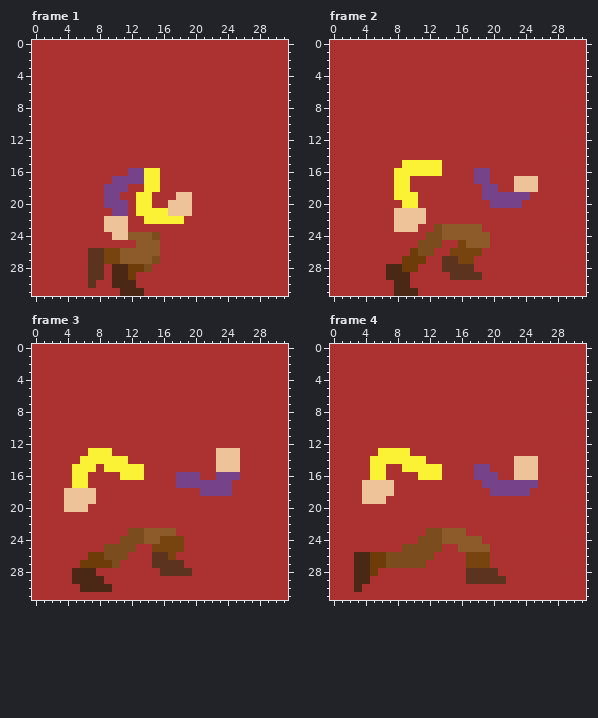
Two states of a pixel-art file, Reusable components/Assets/Sprites/Assasin-Runnin.aseprite. Above, as it was before the edit.
32x32 pixels, 10 frames. Colours within 5 levels of each other are drawn and written as one. Shown: frame 1, frame 2, frame 3, frame 4. The commit also changed other frames, which this record leaves out.
After:
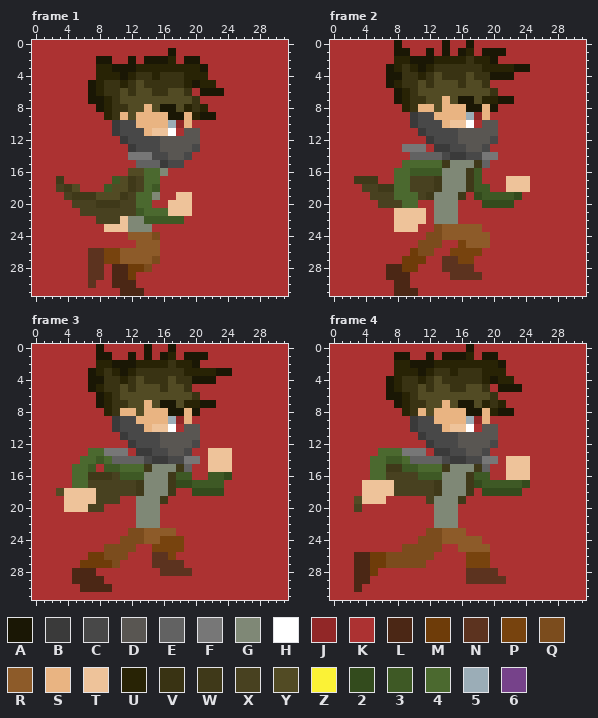
Palette (. is transparent): A #1a1705  B #3a3a3a  C #484848  D #595652  E #626262  F #777777  G #7f8876  H #ffffff  J #912727  K #ac3232  L #4b2715  M #6e3c09  N #5c331f  P #77430e  Q #7b4c1d  R #8d5b29  S #e9b482  T #eec39a  U #282305  V #393313  W #3f3919  X #484120  Y #524b24  Z #fbf236  2 #334b1d  3 #3e5925  4 #4b692f  5 #9badb7  6 #76428a
Edits made:
layer "Head" now shown
layer "Layer 1" added
Changed rows in their new state; - is an unchanged pixel.
Frame 1:
first column x 3:
 1 --------------A------
 2 -----AA--A-AAAU-AA---
 3 -----UUAAAUUUUUUUUA--
 4 -----UUUAUVVUVVVUUU--
 5 ----AUVVUVYVVVVVUAUU-
 6 ----AUVVYVYYVVYYV-AAA
 7 ----AAUVYYYYYYYYYV---
 8 -----AUVVYYSYAAYUVU--
 9 ------UVSYSSSSAASUAA-
10 -------BCCSSSS5JS----
11 -------BCCCSTTH-DD---
12 --------BCCCCDDDDD---
13 ---------BCCCDDDDC---
14 ---------FFFCCDDC----
15 ----------EEEBCC-----
16 ---------YY44G-------
17 W------3YWX44--------
18 XWY---3YYWX43--------
19 -XWWWYYYWX44G--------
20 --XXXWWWXX44---------
21 ---XXXXXXX3444-------
22 -----XXX-GG33333-----
23 ---------GGG---------
24 -------KK------------
Frame 2:
first column x 3:
 0 -----A-----A--A--------
 1 -----AA--A-A-AU-AAA----
 2 -----UUAAAUUUUVUUA-----
 3 ----AUVUAUVVVVVVUUUUAA-
 4 ----AAVVUVYVVVYVVAAA---
 5 ----AUVVYVYYYVYYV------
 6 -----AUVYYYYYYYYYV-----
 7 -----AUVVYYSYAAYUUAA---
 8 ------UVSSYSSSAASA-----
 9 -------BCCSSSS5JS------
10 -------BCCCSTTH-DD-----
11 --------BCCCCDDDDD-----
12 ---------BCCCDDDDC-----
13 ------FFF-BBCCDDC------
14 -------EEEECBBCCFF-----
15 ------44444WGGGWE------
16 -----443333GGGW3K------
17 WWW--44XXXWGGGW3K--T--K
18 -XXWW44XXXWGGGW33K-T--K
19 --XXX444XWGGGW-233332K-
20 ---XXX44--GGG---2222K--
21 ----------GGG----------
22 ----------GGG----------
Frame 3:
first column x 3:
 0 -----A-----A--A--------
 1 -----AA--A-A-AU-AAA----
 2 -----UUAAAUUUUVUUA-----
 3 ----AUVUAUVVVVVVUUUUAA-
 4 ----AAVVUVYVVVYVVAAA---
 5 ----AUVVYVYYYVYYV------
 6 -----AUVYYYYYYYYYV-----
 7 -----AUVVYYSYAAYUUAA---
 8 ------UVSSYSSSAASA-----
 9 -------BCCSSSS5JS------
10 -------BCCCSTTH-DD-----
11 --------BCCCCDDDDD-----
12 ---------BCCCDDDDC-----
13 ----44FFF-BBCCDDC--T--K
14 ---4434EEEECBBCCFF-T--K
15 --443-33444WGGGWE--T--K
16 --44WWWX333GGGW33K-332K
17 --44XXXXXXWGGGW223333K-
18 Y----XXXXXWGGGW--2222K-
19 -----XXX--GGGW---------
20 ----XX----GGG----------
21 ----------GGG----------
22 ----------GGG----------
Frame 4:
first column x 3:
 0 --------------A--------
 1 -----AA--A-AAAU-AA-----
 2 -----UUAAAUUUUUUUUA----
 3 -----UUUAUVVUVVVUUU----
 4 ----AUVVUVYVVVVVUAUU---
 5 ----AUVVYVYYVVYYV-AAA--
 6 ----AAUVYYYYYYYYYV-----
 7 -----AUVVYYSYAAYUVU----
 8 ------UVSYSSSSAASUAA---
 9 -------BCCSSSS5JS------
10 -------BCCCSTTH-DD-----
11 --------BCCCCDDDDD-----
12 ---------BCCCDDDDC-----
13 ---444FFF-BBCCDDC------
14 --44334EEEECBBCCFF-T--K
15 --44WW33444WGGGWE--T--K
16 --44XXXX333GGGW33K-T--K
17 -----XXXXXWGGGW2333332K
18 -----XXXXXWGGGW-22222K-
19 Y--------XGGGW---------
20 X---------GGG----------
21 ----------GGG----------
22 ----------GGG----------
Pixel boxes of the changes (left, top, right, bottom) in both pictures:
changed: (56, 48, 224, 240)
changed: (354, 40, 538, 224)
changed: (56, 344, 240, 528)
changed: (354, 344, 538, 528)
